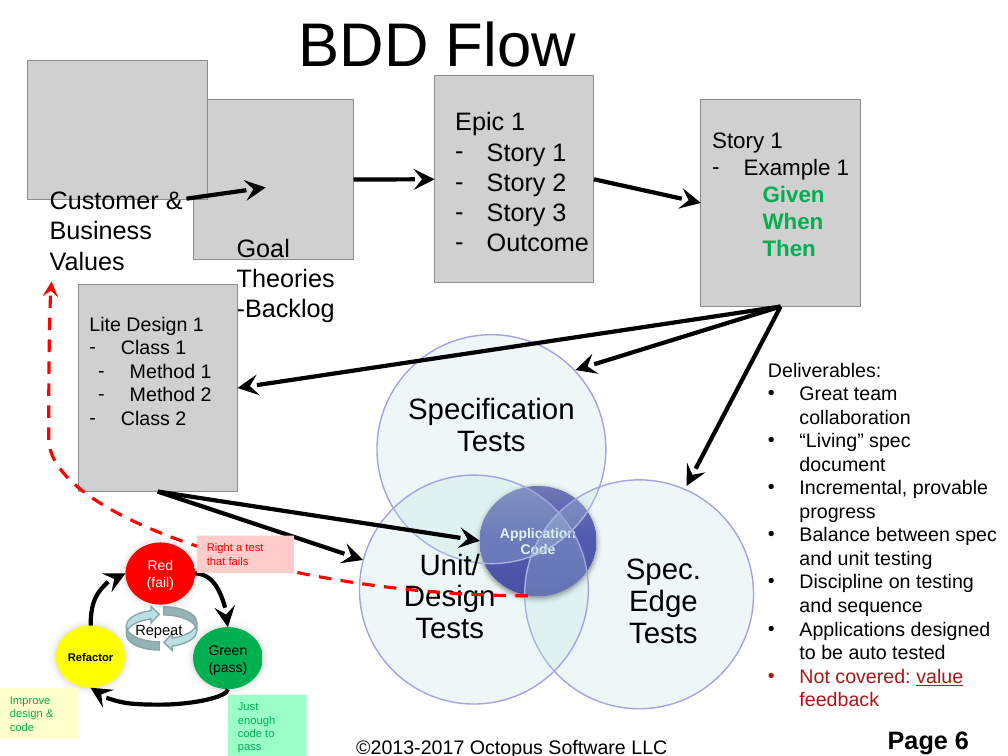
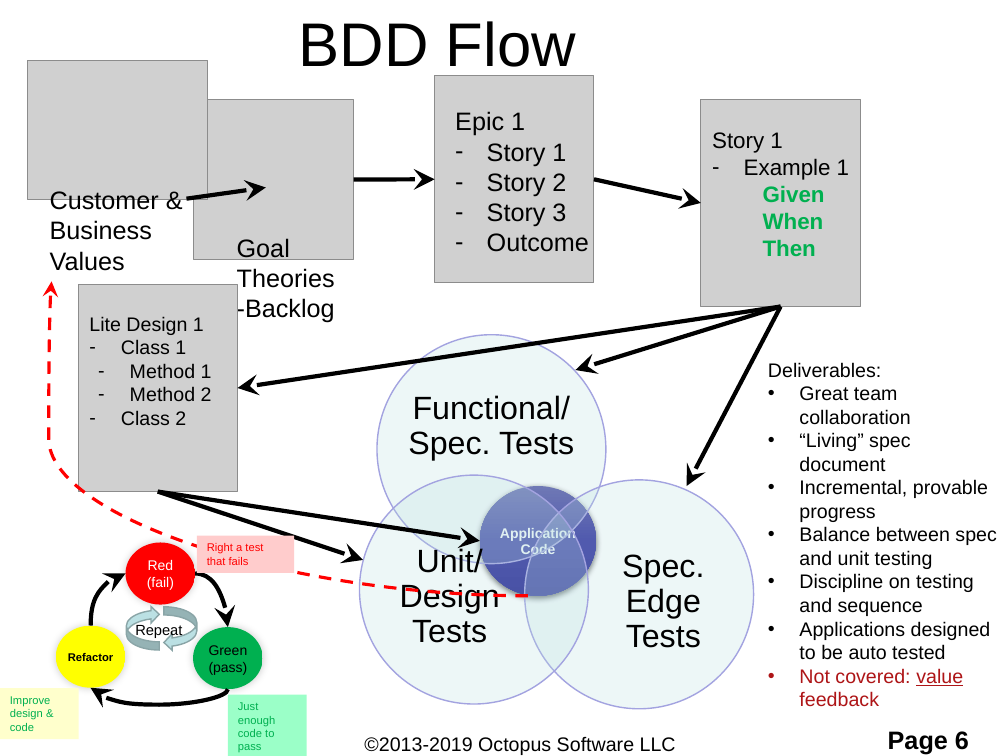
Before and after one commit to ShaneOctopus/RomanConversionStarting, a slide deck: slide 6 of workingFiles/TDD and BDD.pptx. Drawn at 1008x756 pixels with LibreOffice and Linux fonts; fonts in the diff are those of the drawing; grey boxes stand for pictures; background and template pictures are left out. Boxes give left, top, right and bottom in pixels: in the first picture for what was removed or moved away, otherwise in the second. Text is boxed around its words. In the diff, an @@ line names an element or a change of style, - is before the commit and + after.

```diff
--- a/workingFiles/TDD and BDD.pptx
+++ b/workingFiles/TDD and BDD.pptx
@@ text at (408, 395, 574, 460): text changed; size 21 to 23 pt @@
-Specification Tests
+Functional/ Spec. Tests
@@ text "Unit/ Design Tests" at (400, 547, 500, 643): size 21 to 23 pt @@
@@ text "Spec. Edge Tests" at (622, 554, 704, 648): size 21 to 23 pt @@
@@ text at (364, 737, 676, 755): text changed @@
-©2013-2017 Octopus Software LLC
+©2013-2019 Octopus Software LLC
```
Also in this commit, not shown: 22 other slides changed, 1 other file.
